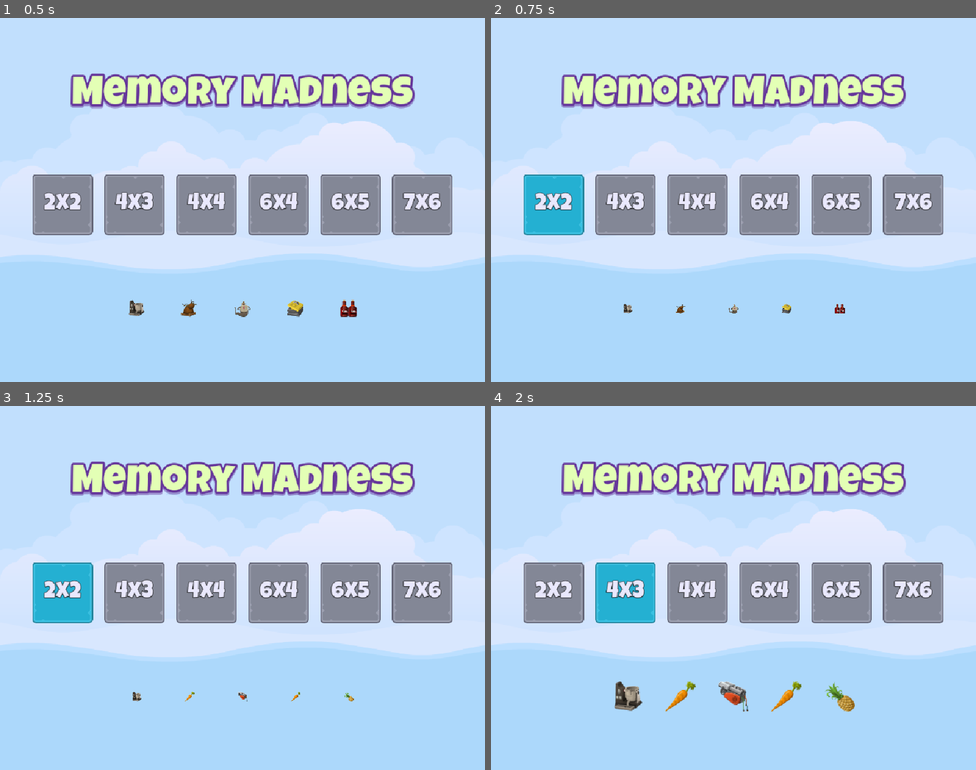
Above: before the commit, frames 1-4 (two rows, left to right).
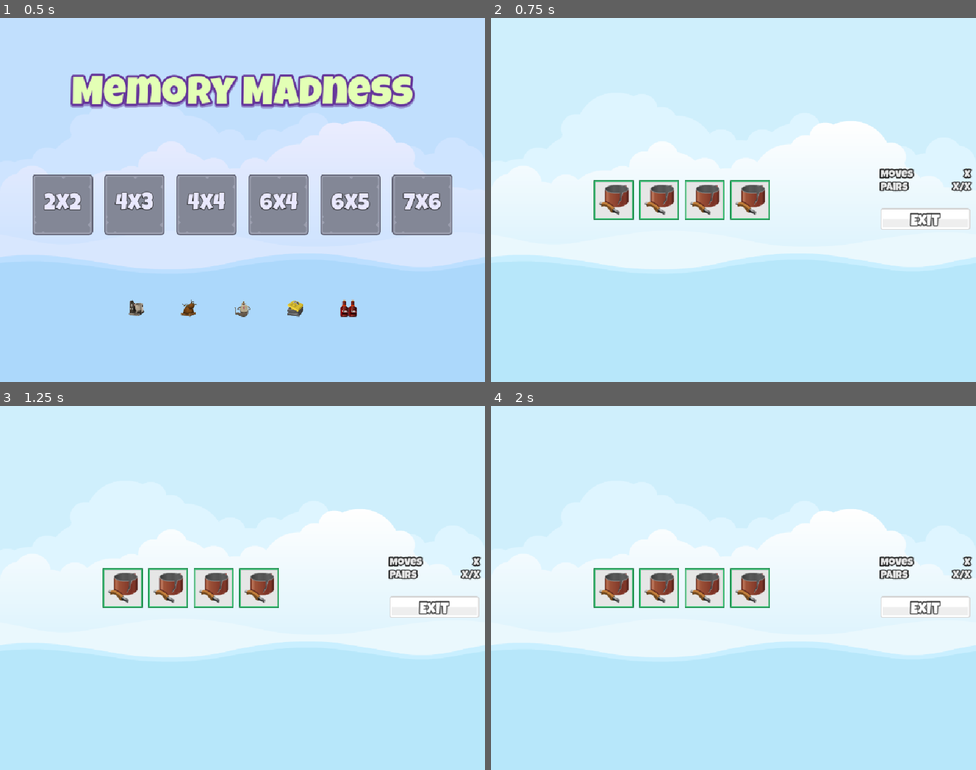
Above: after the commit, the same moments.

Repository: Mathorga/godot_training
Game: Godot game, scene res://scenes/master/master.tscn
The game is run twice, just before and just after one commit, with the same random seed, the same clock (stepped at 60 frames per second) and the same inputs.
Inputs (mouse positions are in pixels of both pictures, inside the frame that each line leads up to):
- Up to frame 1 (0.5 s): no input
- Up to frame 2 (0.75 s): click "2x2" at 0.5 s
- Up to frame 3 (1.25 s): no input
- Up to frame 4 (2 s): click (612, 588) at 1.27 s

Frame 1 is identical in both runs. In frame 2, 19% of the frame differs, in the area x 6-100%, y 15-82%; in frame 3, 19%; in frame 4, 20%, in the area x 6-100%, y 15-84%.

Commit message:
Updated mem madness

Diff:
--- a/memory-madness/globals/signal_hub.gd
+++ b/memory-madness/globals/signal_hub.gd
@@ -1 +1,10 @@
 extends Node
+
+signal level_selected(level_number: int)
+signal game_exit_pressed
+
+func emit_level_selected(level_number: int) -> void:
+	level_selected.emit(level_number)
+
+func emit_game_exit_pressed() -> void:
+	game_exit_pressed.emit()
--- a/memory-madness/globals/sound_manager.gd
+++ b/memory-madness/globals/sound_manager.gd
@@ -1 +1,31 @@
 extends Node
+
+const SOUND_MAIN_MENU: String = "main"
+const SOUND_IN_GAME: String = "ingame"
+const SOUND_SUCCESS: String = "success"
+const SOUND_GAME_OVER: String = "gameover"
+const SOUND_SELECT_TILE: String = "tile"
+const SOUND_SELECT_BUTTON: String = "button"
+
+const SOUNDS: Dictionary[String, AudioStream] = {
+	SOUND_MAIN_MENU: preload("res://assets/sounds/bgm_action_3.mp3"),
+	SOUND_IN_GAME: preload("res://assets/sounds/bgm_action_4.mp3"),
+	SOUND_SUCCESS: preload("res://assets/sounds/sfx_sounds_fanfare3.wav"),
+	SOUND_GAME_OVER: preload("res://assets/sounds/sfx_sounds_powerup12.wav"),
+	SOUND_SELECT_TILE: preload("res://assets/sounds/sfx_sounds_impact1.wav"),
+	SOUND_SELECT_BUTTON: preload("res://assets/sounds/sfx_sounds_impact7.wav")
+}
+
+func play_sound(player: AudioStreamPlayer, key: String) -> void:
+	if not SOUNDS.has(key):
+		return
+
+	player.stop()
+	player.stream = SOUNDS[key]
+	player.play()
+
+func play_button_click(player: AudioStreamPlayer) -> void:
+	play_sound(player, SOUND_SELECT_BUTTON)
+
+func play_tile_click(player: AudioStreamPlayer) -> void:
+	play_sound(player, SOUND_SELECT_TILE)
--- /dev/null
+++ b/memory-madness/resources/label_22_black_label_settings.tres
@@ -0,0 +1,10 @@
+[gd_resource type="LabelSettings" load_steps=2 format=3 uid="uid://8u5ogyymqoqj"]
+
+[ext_resource type="FontFile" uid="uid://xdd3sguxmrw4" path="res://assets/fonts/LuckiestGuy-Regular.ttf" id="1_l67qr"]
+
+[resource]
+font = ExtResource("1_l67qr")
+font_size = 22
+font_color = Color(0.9064933, 0.9064934, 0.9064934, 1)
+outline_size = 9
+outline_color = Color(0.14044744, 0.14044744, 0.14044744, 1)
--- /dev/null
+++ b/memory-madness/scenes/game/game.gd
@@ -0,0 +1,11 @@
+extends Control
+
+class_name Game
+
+@onready var exit_button: TextureButton = $HBoxContainer/MarginContainer/VBoxContainer/ExitButton
+
+func _ready() -> void:
+	exit_button.pressed.connect(on_exit_pressed)
+
+func on_exit_pressed() -> void:
+	SignalHub.emit_game_exit_pressed()
--- /dev/null
+++ b/memory-madness/scenes/game/game.tscn
@@ -0,0 +1,122 @@
+[gd_scene load_steps=9 format=3 uid="uid://5rq82ik7i04h"]
+
+[ext_resource type="Script" uid="uid://b6ukuqfnuv275" path="res://scenes/game/game.gd" id="1_bdhmt"]
+[ext_resource type="LabelSettings" uid="uid://8u5ogyymqoqj" path="res://resources/label_22_black_label_settings.tres" id="2_5i0tg"]
+[ext_resource type="Texture2D" uid="uid://dk16kfwtqa4yi" path="res://assets/ui/blue_button00.png" id="2_7h61r"]
+[ext_resource type="PackedScene" uid="uid://v3bn5nusx3tk" path="res://scenes/memory_tile/memory_tile.tscn" id="2_bdhmt"]
+[ext_resource type="Texture2D" uid="uid://cfdyqoybqtnnr" path="res://assets/ui/grey_button00.png" id="2_kelw5"]
+[ext_resource type="Texture2D" uid="uid://ceu42wmi08uyy" path="res://assets/ui/green_button00.png" id="3_lfrn8"]
+[ext_resource type="FontFile" uid="uid://xdd3sguxmrw4" path="res://assets/fonts/LuckiestGuy-Regular.ttf" id="5_lfrn8"]
+
+[sub_resource type="LabelSettings" id="LabelSettings_5i0tg"]
+font = ExtResource("5_lfrn8")
+font_size = 32
+outline_size = 9
+outline_color = Color(0.23151812, 0.23151812, 0.23151812, 1)
+
+[node name="Game" type="Control"]
+layout_mode = 3
+anchors_preset = 15
+anchor_right = 1.0
+anchor_bottom = 1.0
+grow_horizontal = 2
+grow_vertical = 2
+script = ExtResource("1_bdhmt")
+
+[node name="HBoxContainer" type="HBoxContainer" parent="."]
+layout_mode = 1
+anchors_preset = 15
+anchor_right = 1.0
+anchor_bottom = 1.0
+grow_horizontal = 2
+grow_vertical = 2
+
+[node name="GridContainer" type="GridContainer" parent="HBoxContainer"]
+layout_mode = 2
+size_flags_horizontal = 6
+size_flags_vertical = 4
+theme_override_constants/h_separation = 12
+theme_override_constants/v_separation = 12
+columns = 6
+
+[node name="MemoryTile" parent="HBoxContainer/GridContainer" instance=ExtResource("2_bdhmt")]
+layout_mode = 2
+
+[node name="MemoryTile2" parent="HBoxContainer/GridContainer" instance=ExtResource("2_bdhmt")]
+layout_mode = 2
+
+[node name="MemoryTile3" parent="HBoxContainer/GridContainer" instance=ExtResource("2_bdhmt")]
+layout_mode = 2
+
+[node name="MemoryTile4" parent="HBoxContainer/GridContainer" instance=ExtResource("2_bdhmt")]
+layout_mode = 2
+
+[node name="MarginContainer" type="MarginContainer" parent="HBoxContainer"]
+custom_minimum_size = Vector2(200, 0)
+layout_mode = 2
+theme_override_constants/margin_left = 12
+theme_override_constants/margin_top = 12
+theme_override_constants/margin_right = 12
+theme_override_constants/margin_bottom = 12
+
+[node name="VBoxContainer" type="VBoxContainer" parent="HBoxContainer/MarginContainer"]
+layout_mode = 2
+size_flags_vertical = 4
+
+[node name="HBoxContainer" type="HBoxContainer" parent="HBoxContainer/MarginContainer/VBoxContainer"]
+layout_mode = 2
+
+[node name="MovesTitleLabel" type="Label" parent="HBoxContainer/MarginContainer/VBoxContainer/HBoxContainer"]
+layout_mode = 2
+size_flags_horizontal = 3
+text = "Moves"
+label_settings = ExtResource("2_5i0tg")
+vertical_alignment = 1
+
+[node name="MovesCountLabel" type="Label" parent="HBoxContainer/MarginContainer/VBoxContainer/HBoxContainer"]
+layout_mode = 2
+text = "X"
+label_settings = ExtResource("2_5i0tg")
+horizontal_alignment = 2
+vertical_alignment = 1
+
+[node name="HBoxContainer3" type="HBoxContainer" parent="HBoxContainer/MarginContainer/VBoxContainer"]
+layout_mode = 2
+
+[node name="PairsTitleLabel" type="Label" parent="HBoxContainer/MarginContainer/VBoxContainer/HBoxContainer3"]
+layout_mode = 2
+size_flags_horizontal = 3
+text = "Pairs"
+label_settings = ExtResource("2_5i0tg")
+vertical_alignment = 1
+
+[node name="PairsCountLabel" type="Label" parent="HBoxContainer/MarginContainer/VBoxContainer/HBoxContainer3"]
+layout_mode = 2
+text = "X/X"
+label_settings = ExtResource("2_5i0tg")
+horizontal_alignment = 2
+vertical_alignment = 1
+
+[node name="Spacer" type="Control" parent="HBoxContainer/MarginContainer/VBoxContainer"]
+custom_minimum_size = Vector2(0, 24)
+layout_mode = 2
+
+[node name="ExitButton" type="TextureButton" parent="HBoxContainer/MarginContainer/VBoxContainer"]
+layout_mode = 2
+size_flags_horizontal = 4
+size_flags_vertical = 4
+texture_normal = ExtResource("2_kelw5")
+texture_pressed = ExtResource("3_lfrn8")
+texture_hover = ExtResource("2_7h61r")
+
+[node name="Label" type="Label" parent="HBoxContainer/MarginContainer/VBoxContainer/ExitButton"]
+layout_mode = 1
+anchors_preset = 15
+anchor_right = 1.0
+anchor_bottom = 1.0
+grow_horizontal = 2
+grow_vertical = 2
+text = "Exit"
+label_settings = SubResource("LabelSettings_5i0tg")
+horizontal_alignment = 1
+vertical_alignment = 2
--- a/memory-madness/scenes/level_button/level_button.gd
+++ b/memory-madness/scenes/level_button/level_button.gd
@@ -25,3 +25,4 @@
 
 func on_pressed() -> void:
 	print("Pressed level button %d" % level_number)
+	SignalHub.emit_level_selected(level_number)
--- /dev/null
+++ b/memory-madness/scenes/master/master.gd
@@ -0,0 +1,24 @@
+extends Control
+
+@onready var music: AudioStreamPlayer = $Music
+@onready var main: Control = $Main
+@onready var game: Game = $Game
+
+func _enter_tree() -> void:
+	SignalHub.level_selected.connect(on_level_selected)
+	SignalHub.game_exit_pressed.connect(on_exit_pressed)
+
+func _ready() -> void:
+	on_exit_pressed()
+
+func show_game_screen(s: bool) -> void:
+	game.visible = s
+	main.visible = not s
+
+func on_level_selected(_level_number: int) -> void:
+	SoundManager.play_sound(music, SoundManager.SOUND_IN_GAME)
+	show_game_screen(true)
+
+func on_exit_pressed() -> void:
+	SoundManager.play_sound(music, SoundManager.SOUND_MAIN_MENU)
+	show_game_screen(false)
--- a/memory-madness/scenes/master/master.tscn
+++ b/memory-madness/scenes/master/master.tscn
@@ -1,7 +1,9 @@
-[gd_scene load_steps=3 format=3 uid="uid://b80051ck1e5ik"]
+[gd_scene load_steps=5 format=3 uid="uid://b80051ck1e5ik"]
 
 [ext_resource type="Texture2D" uid="uid://issuohsrs4u2" path="res://assets/images/backgroundEmpty.png" id="1_kwmx6"]
+[ext_resource type="Script" uid="uid://xs58eq7e3tua" path="res://scenes/master/master.gd" id="1_qik5l"]
 [ext_resource type="PackedScene" uid="uid://c4fyfnu4l4ki7" path="res://scenes/main/main.tscn" id="2_jlra2"]
+[ext_resource type="PackedScene" uid="uid://5rq82ik7i04h" path="res://scenes/game/game.tscn" id="3_r3sev"]
 
 [node name="Master" type="Control"]
 layout_mode = 3
@@ -10,6 +12,7 @@
 anchor_bottom = 1.0
 grow_horizontal = 2
 grow_vertical = 2
+script = ExtResource("1_qik5l")
 
 [node name="Background" type="TextureRect" parent="."]
 layout_mode = 1
@@ -24,3 +27,7 @@
 
 [node name="Main" parent="." instance=ExtResource("2_jlra2")]
 layout_mode = 1
+
+[node name="Game" parent="." instance=ExtResource("3_r3sev")]
+visible = false
+layout_mode = 1
--- /dev/null
+++ b/memory-madness/scenes/memory_tile/memory_tile.gd
@@ -0,0 +1,19 @@
+extends TextureButton
+
+class_name MemoryTile
+
+@onready var frame_image: TextureRect = $FrameImage
+@onready var item_image: TextureRect = $ItemImage
+
+func _enter_tree() -> void:
+	pressed.connect(on_pressed)
+
+func _ready() -> void:
+	pass
+
+func setup(item: Texture2D, frame: Texture2D) -> void:
+	frame_image.texture = frame
+	item_image.texture = item
+
+func on_pressed() -> void:
+	pass
--- /dev/null
+++ b/memory-madness/scenes/memory_tile/memory_tile.tscn
@@ -0,0 +1,46 @@
+[gd_scene load_steps=5 format=3 uid="uid://v3bn5nusx3tk"]
+
+[ext_resource type="Texture2D" uid="uid://uxopsjhnkjuk" path="res://assets/frames/hidden_frame_blank.png" id="1_7rai8"]
+[ext_resource type="Script" uid="uid://dvlnto3ool755" path="res://scenes/memory_tile/memory_tile.gd" id="2_7f1e4"]
+[ext_resource type="Texture2D" uid="uid://bd41objtmfeaq" path="res://assets/frames/green_frame.png" id="2_g6mvv"]
+[ext_resource type="Texture2D" uid="uid://batwhvd8q4bsg" path="res://assets/glitch/saucepan.png" id="3_wxd4l"]
+
+[node name="MemoryTile" type="TextureButton"]
+anchors_preset = 8
+anchor_left = 0.5
+anchor_top = 0.5
+anchor_right = 0.5
+anchor_bottom = 0.5
+offset_left = -42.0
+offset_top = -42.0
+offset_right = 42.0
+offset_bottom = 42.0
+grow_horizontal = 2
+grow_vertical = 2
+pivot_offset = Vector2(42, 42)
+texture_normal = ExtResource("1_7rai8")
+script = ExtResource("2_7f1e4")
+
+[node name="FrameImage" type="TextureRect" parent="."]
+layout_mode = 1
+anchors_preset = 15
+anchor_right = 1.0
+anchor_bottom = 1.0
+grow_horizontal = 2
+grow_vertical = 2
+texture = ExtResource("2_g6mvv")
+
+[node name="ItemImage" type="TextureRect" parent="."]
+layout_mode = 1
+anchors_preset = 8
+anchor_left = 0.5
+anchor_top = 0.5
+anchor_right = 0.5
+anchor_bottom = 0.5
+offset_left = -32.0
+offset_top = -32.0
+offset_right = 32.0
+offset_bottom = 32.0
+grow_horizontal = 2
+grow_vertical = 2
+texture = ExtResource("3_wxd4l")
Not shown, added: memory-madness/scenes/game/game.gd.uid
Not shown, added: memory-madness/scenes/master/master.gd.uid
Not shown, added: memory-madness/scenes/memory_tile/memory_tile.gd.uid
